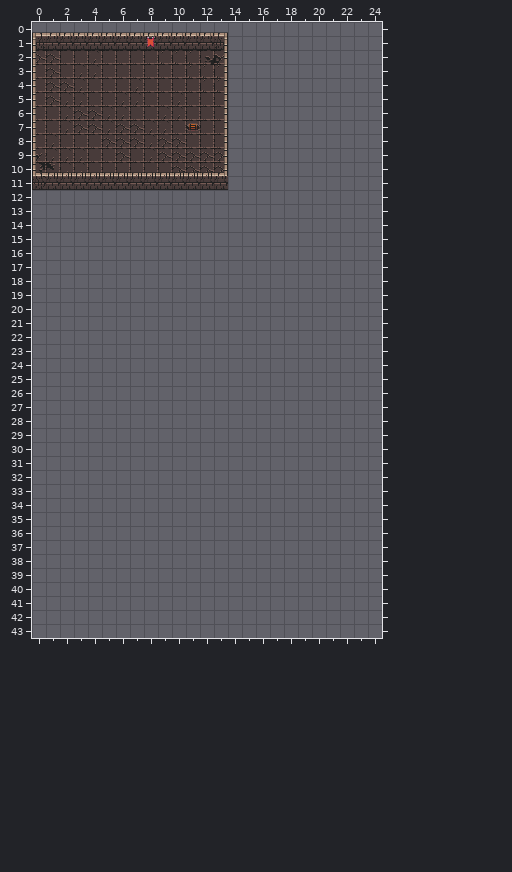
Tiled map -- public/tileset/citadel.tmx. Above, as it was before the edit.
Cells are 16x16 px. Shown: x 0..24, y 0..43.
Once edited:
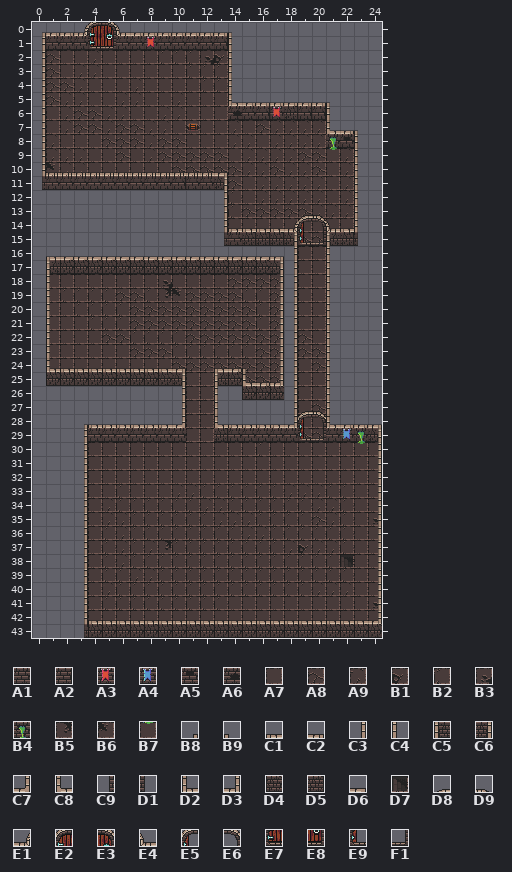
Key: from "citadel-tileset": A1 34, A2 35, A3 65, A4 66, A5 67, A6 99, A7 129, A8 130, A9 131, B1 161, B2 162, B3 163, B4 164, B5 193, B6 194, B7 196, B8 224, B9 225, C1 226, C2 227, C3 256, C4 257, C5 258, C6 259, C7 260, C8 261, C9 288, D1 289, D2 290, D3 291, D4 322, D5 323, D6 324, D7 357, D8 418, D9 419, E1 449, E2 450, E3 451, E4 452, E5 453, E6 454, E7 482, E8 483, E9 485, F1 486.
__ is an empty cell.
Tiles replaced or removed in this view: A1, A7, A8, B1, B5, C1, C2, C3, C4, C5, C6, D2, D3, D4.
Diff:
Changed rows in their new state; .. is an unchanged cell.
Layer "Ground":
first column x 0:
 2 __ .. .. .. .. .. .. .. .. .. .. .. .. .. .. .. .. .. .. .. .. .. .. .. ..
 3 __ .. .. .. .. .. .. .. .. .. .. .. .. .. .. .. .. .. .. .. .. .. .. .. ..
 4 __ .. .. .. .. .. .. .. .. .. .. .. .. .. .. .. .. .. .. .. .. .. .. .. ..
 5 __ .. .. .. .. .. .. .. .. .. .. .. .. .. .. .. .. .. .. .. .. .. .. .. ..
 6 __ .. .. .. .. .. .. .. .. .. .. .. .. .. .. .. .. .. .. .. .. .. .. .. ..
 7 __ .. .. .. .. .. .. .. .. .. .. .. .. .. A9 A7 A8 A9 A9 A9 A9 .. .. .. ..
 8 __ .. .. .. .. .. .. .. .. .. .. .. .. .. A9 A9 A7 A9 A9 A9 A9 .. .. .. ..
 9 __ .. .. .. .. .. .. .. .. .. .. .. .. .. A7 A9 A9 A9 A9 A8 A8 B7 .. .. ..
10 __ .. .. .. .. .. .. .. .. .. .. .. .. .. .. A9 A9 A8 A9 A9 A8 A7 .. .. ..
11 .. .. .. .. .. .. .. .. .. .. .. .. .. .. .. A7 A9 A9 A9 A9 A9 A7 .. .. ..
12 .. .. .. .. .. .. .. .. .. .. .. .. .. .. .. A7 A9 A9 A9 A9 A9 A7 .. .. ..
13 .. .. .. .. .. .. .. .. .. .. .. .. .. .. .. A8 A8 A8 A8 A8 A9 A9 .. .. ..
14 .. .. .. .. .. .. .. .. .. .. .. .. .. .. A7 A7 A7 A7 A7 A7 A7 A7 A7 .. ..
15 .. .. .. .. .. .. .. .. .. .. .. .. .. .. .. .. .. .. .. A8 A8 .. .. .. ..
16 .. .. .. .. .. .. .. .. .. .. .. .. .. .. .. .. .. .. .. A7 A7 .. .. .. ..
17 .. .. .. .. .. .. .. .. .. .. .. .. .. .. .. .. .. .. .. A7 A7 .. .. .. ..
18 .. A7 A7 A7 A7 A7 A7 A7 A7 B3 A7 A7 A7 A7 A8 A8 A8 A8 .. A7 A7 .. .. .. ..
19 .. A7 B2 B2 B2 B2 A8 A8 B2 B5 B6 A8 A8 A8 A8 B2 B2 A8 .. A7 A7 .. .. .. ..
20 .. A7 A7 B2 B2 B2 B2 A8 A8 A8 A8 A8 A8 A8 A8 A8 B2 A8 .. A7 A7 .. .. .. ..
21 .. A7 A7 A7 B2 B2 B2 A8 A8 A8 A8 A8 A8 A8 A8 A8 B2 A8 .. A7 A7 .. .. .. ..
22 .. A7 A7 A7 A7 A8 A8 B2 B2 B2 B2 A8 A8 A8 A8 A8 A8 A8 .. A8 A7 .. .. .. ..
23 .. A7 A7 A7 A7 A7 A7 A8 A8 A8 B2 B2 B2 B2 B2 B2 A8 A8 .. A8 A8 .. .. .. ..
24 .. A7 A7 A7 A7 A7 A7 A7 A7 A7 A8 A8 A8 A8 A8 A8 A8 A8 .. A7 A8 .. .. .. ..
25 .. .. .. .. .. .. .. .. .. .. .. A7 A7 .. .. A8 A8 A8 .. A7 A7 .. .. .. ..
26 .. .. .. .. .. .. .. .. .. .. .. A7 A7 .. .. .. .. .. .. A7 A7 .. .. .. ..
27 .. .. .. .. .. .. .. .. .. .. .. A7 A7 .. .. .. .. .. .. A7 A8 .. .. .. ..
28 .. .. .. .. .. .. .. .. .. .. .. A7 A7 .. .. .. .. .. .. A7 A7 .. .. .. ..
29 .. .. .. .. .. .. .. .. .. .. .. A7 A7 .. .. .. .. .. .. A8 A8 .. .. .. ..
30 .. .. .. .. A7 A7 A7 A7 A7 A7 A7 A7 A7 A7 A7 A7 B2 A7 A7 A7 A7 A7 A7 B7 A7
31 .. .. .. .. A7 A7 A7 A7 A7 A7 A7 A7 A7 A7 A7 A7 A7 A7 A7 A7 A7 A7 A7 A7 A7
32 .. .. .. .. A7 A7 A7 A7 A7 A7 A7 A7 A7 A7 A7 A7 A7 A7 A7 A7 A7 A7 A7 A7 A7
33 .. .. .. .. A7 A7 B2 A7 A7 A7 A9 A9 B2 B2 B2 B2 B2 B2 A9 A9 A9 B2 B2 A7 A7
34 .. .. .. .. A7 A9 B2 B2 B2 B2 B2 B2 A9 A9 B2 B2 B2 B2 B2 B2 A9 A9 B2 A7 A7
35 .. .. .. .. A7 A9 A9 B2 B2 B2 B2 B2 B2 A9 A9 A9 B2 B2 B2 B2 A8 A9 B2 A7 B3
36 .. .. .. .. A7 B2 A9 B2 B2 B2 B2 B2 B2 B2 B2 A9 A9 B2 B2 B2 B2 B2 B2 A7 A7
37 .. .. .. .. A7 B2 A9 B2 A9 B5 B2 B2 B2 B2 B2 B2 B2 B2 A9 B1 A9 A9 B2 A7 A7
38 .. .. .. .. A7 B2 A9 B2 B2 B2 B2 B2 B2 B2 B2 B2 B2 B2 B2 B2 B2 B2 D7 A7 A7
39 .. .. .. .. A7 B2 B2 A9 A9 B2 B2 B2 B2 B2 B2 B2 B2 B2 B2 B2 B2 B2 B2 A7 A7
40 .. .. .. .. A7 A9 B2 B2 B2 B2 B2 B2 B2 B2 B2 B2 B2 B2 B2 B2 A9 A9 A9 A7 A7
41 .. .. .. .. A7 B2 B2 B2 B2 B2 B2 B2 B2 B2 A7 A7 A7 A7 A7 A7 A7 A7 A7 A7 B3
42 .. .. .. .. A7 A7 A7 A7 A7 A7 A7 A7 A7 A7 A7 A7 A7 A7 A7 A7 A7 A7 A7 A7 A7
Layer "Walls":
first column x 0:
 0 B8 .. .. E1 E2 E3 E4 .. .. .. .. .. .. .. B9 .. .. .. .. .. .. .. .. .. ..
 1 C3 .. .. .. E7 E8 .. .. .. .. .. .. .. A2 C4 .. .. .. .. .. .. .. .. .. ..
 2 C3 .. .. .. .. .. .. .. .. .. .. .. .. __ C4 .. .. .. .. .. .. .. .. .. ..
 3 C3 .. .. .. .. .. .. .. .. .. .. .. .. __ C4 .. .. .. .. .. .. .. .. .. ..
 4 C3 .. .. .. .. .. .. .. .. .. .. .. .. __ C4 .. .. .. .. .. .. .. .. .. ..
 5 C3 .. .. .. .. .. .. .. .. .. .. .. .. __ D2 C2 C2 C2 C2 C2 C2 B9 .. .. ..
 6 C3 .. .. .. .. .. .. .. .. .. .. .. .. __ A6 A1 A2 A3 D5 A2 A2 C4 .. .. ..
 7 C3 .. .. .. .. .. .. .. .. .. .. .. .. __ .. .. .. .. .. .. .. C8 C2 B9 ..
 8 C3 .. .. .. .. .. .. .. .. .. .. .. .. __ .. .. .. .. .. .. .. B4 A5 C4 ..
 9 C3 .. .. .. .. .. .. .. .. .. .. .. .. __ .. .. .. .. .. .. .. .. A9 C4 ..
10 C3 .. .. .. .. .. .. .. .. .. .. .. .. C2 A8 .. .. .. .. .. .. .. A9 C4 ..
11 C9 .. .. .. .. .. .. .. .. .. A2 .. .. C6 A8 .. .. .. .. .. .. .. A9 C4 ..
12 .. .. .. .. .. .. .. .. .. .. .. .. .. C3 B2 .. .. .. .. .. .. .. A9 C4 ..
13 .. .. .. .. .. .. .. .. .. .. .. .. .. C3 B2 .. .. .. .. D8 D9 .. A9 C4 ..
14 .. .. .. .. .. .. .. .. .. .. .. .. .. C3 C1 C1 C1 C1 E1 E5 E6 E4 C1 C4 ..
15 .. .. .. .. .. .. .. .. .. .. .. .. .. C9 A1 D5 D5 D5 C6 E9 F1 C5 D5 D1 ..
16 .. C1 D6 D6 D6 D6 D6 D6 D6 D6 D6 D6 D6 D6 D6 D6 D6 C2 C3 .. .. C4 .. .. ..
17 .. C5 D4 D4 D4 D4 D4 D4 D4 D4 D4 D4 D4 D4 D4 D4 D4 C6 C3 .. .. C4 .. .. ..
18 .. C4 .. .. .. .. .. .. .. .. .. .. .. .. .. .. .. C3 C3 .. .. C4 .. .. ..
19 .. C4 .. .. .. .. .. .. .. .. .. .. .. .. .. .. .. C3 C3 .. .. C4 .. .. ..
20 .. C4 .. .. .. .. .. .. .. .. .. .. .. .. .. .. .. C3 C3 .. .. C4 .. .. ..
21 .. C4 .. .. .. .. .. .. .. .. .. .. .. .. .. .. .. C3 C3 .. .. C4 .. .. ..
22 .. C4 .. .. .. .. .. .. .. .. .. .. .. .. .. .. .. C3 C3 .. .. C4 .. .. ..
23 .. C4 .. .. .. .. .. .. .. .. .. .. .. .. .. .. .. C3 C3 .. .. C4 .. .. ..
24 .. D2 C1 C1 C1 C1 C1 C1 C1 C1 C2 .. .. C1 C2 B9 .. C3 C3 .. .. C4 .. .. ..
25 .. D4 D4 D4 D4 D4 D4 D4 D4 D4 C6 .. .. C5 D4 C8 C2 D3 C3 .. .. C4 .. .. ..
26 .. .. .. .. .. .. .. .. .. .. C3 .. .. C4 .. D4 D4 D4 C3 .. .. C4 .. .. ..
27 .. .. .. .. .. .. .. .. .. .. C3 .. .. C4 .. .. .. .. C3 D8 D9 C4 .. .. ..
28 .. .. .. B8 C1 C1 C1 C1 C1 C1 C7 .. .. C8 C1 C1 C1 C1 D3 E5 E6 D2 C2 C2 C2
29 .. .. .. C3 A1 A1 A1 A1 A1 A1 A1 .. .. D5 A1 A1 A1 A1 A1 E9 F1 A1 A4 B4 C6
30 .. .. .. C3 .. .. .. .. .. .. .. .. .. .. .. .. .. .. .. .. .. .. .. .. C3
31 .. .. .. C3 .. .. .. .. .. .. .. .. .. .. .. .. .. .. .. .. .. .. .. .. C3
32 .. .. .. C3 .. .. .. .. .. .. .. .. .. .. .. .. .. .. .. .. .. .. .. .. C3
33 .. .. .. C3 .. .. .. .. .. .. .. .. .. .. .. .. .. .. .. .. .. .. .. .. C3
34 .. .. .. C3 .. .. .. .. .. .. .. .. .. .. .. .. .. .. .. .. .. .. .. .. C3
35 .. .. .. C3 .. .. .. .. .. .. .. .. .. .. .. .. .. .. .. .. .. .. .. .. C3
36 .. .. .. C3 .. .. .. .. .. .. .. .. .. .. .. .. .. .. .. .. .. .. .. .. C3
37 .. .. .. C3 .. .. .. .. .. .. .. .. .. .. .. .. .. .. .. .. .. .. .. .. C3
38 .. .. .. C3 .. .. .. .. .. .. .. .. .. .. .. .. .. .. .. .. .. .. .. .. C3
39 .. .. .. C3 .. .. .. .. .. .. .. .. .. .. .. .. .. .. .. .. .. .. .. .. C3
40 .. .. .. C3 .. .. .. .. .. .. .. .. .. .. .. .. .. .. .. .. .. .. .. .. C3
41 .. .. .. C3 .. .. .. .. .. .. .. .. .. .. .. .. .. .. .. .. .. .. .. .. C3
42 .. .. .. C3 C1 C1 C1 C1 C1 C1 C1 C1 C1 C1 C1 C1 C1 C1 C1 C1 C1 C1 C1 C1 D3
43 .. .. .. C9 D4 D4 D4 D4 D4 D4 D4 D4 D4 D4 D4 D4 D4 D4 D4 D4 D4 D4 D4 D4 D4
